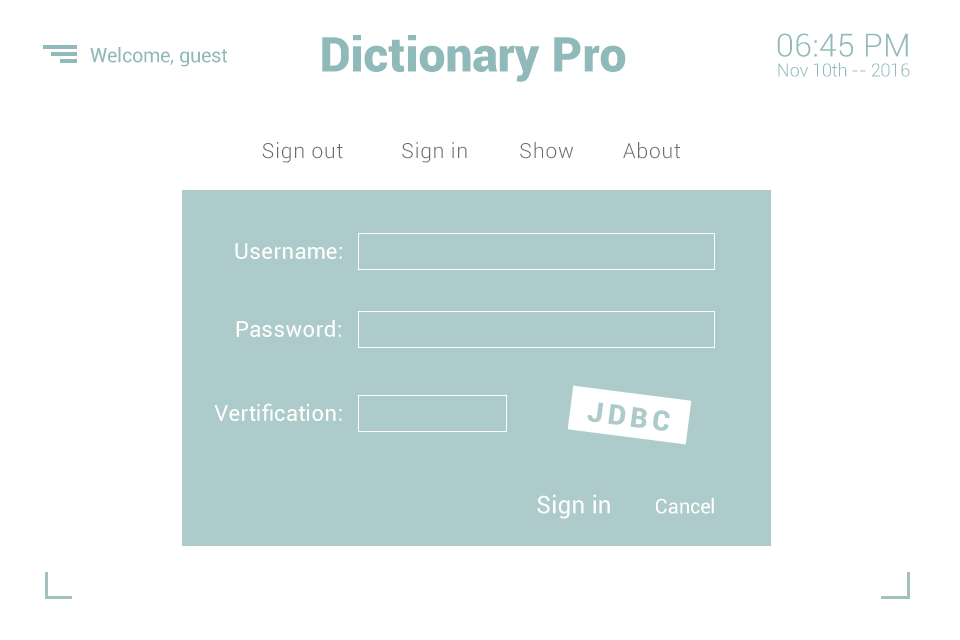
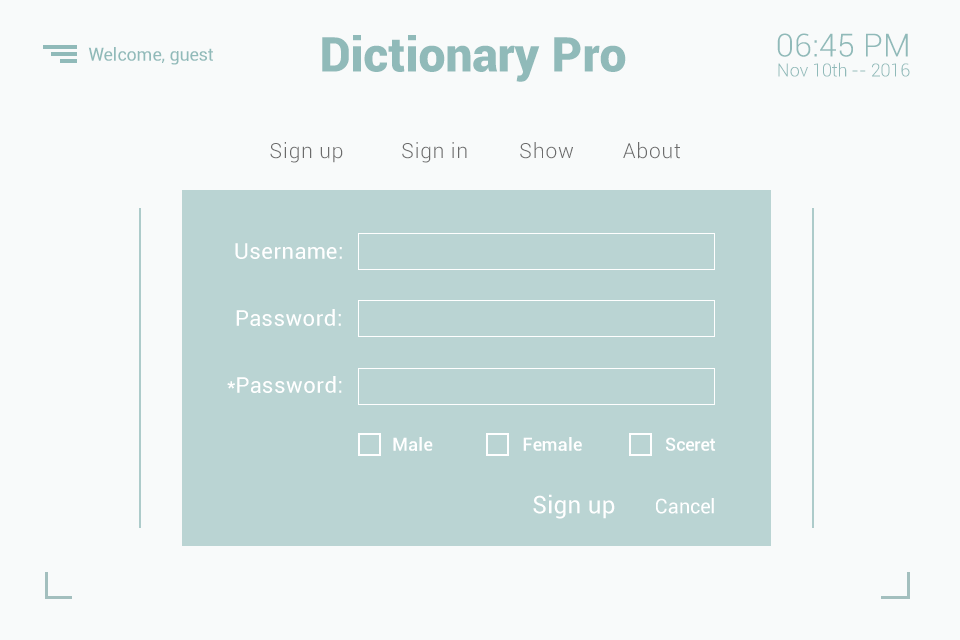
The second 960 x 640 image is a revision of the first. Changes to its layers:
added group "signup" with 15 layers above "signin" over [182, 190, 771, 546]
added layer "矩形 3 拷贝 4" in group "signup" over [358, 368, 715, 405]
added layer "矩形 6 拷贝 2" in group "signup" over [629, 435, 652, 456]
added layer "Sceret" in group "signup" over [666, 437, 716, 451]
added layer "矩形 6 拷贝" in group "signup" over [486, 433, 509, 456]
added layer "Female" in group "signup" over [523, 437, 582, 451]
added layer "矩形 6" in group "signup" over [358, 433, 381, 456]
added layer "Male" in group "signup" over [393, 437, 433, 451]
added layer "*Password:" in group "signup" over [227, 376, 342, 393]
added layer "矩形 3 拷贝" (2nd of 3, in "signup") in group "signup" over [358, 300, 715, 337]
added layer "Password:" (2nd of 3, in "signup") in group "signup" over [236, 309, 341, 326]
added layer "矩形 3" (2nd of 3, in "signup") in group "signup" over [359, 234, 714, 269]
added layer "Cancel" (2nd of 3, in "signup") in group "signup" over [656, 498, 714, 514]
added layer "Sign up" (1st of 2, in "signup") in group "signup" over [533, 494, 615, 519]
added layer "Username:" (2nd of 3, in "signup") in group "signup" over [235, 243, 342, 259]
added layer "矩形 2" (2nd of 3, in "signup") in group "signup" over [182, 190, 771, 546]
hid group "signin" (11 layers) over [182, 190, 771, 546]
added layer "矩形 5 拷贝" in group "center" over [812, 208, 814, 528]
added layer "矩形 5" in group "center" over [139, 208, 141, 528]
renamed "Sign out" to "Sign up", painted on it over [262, 142, 343, 163]
painted on "Welcome, guest" over [88, 47, 228, 67]
painted on "图层 3" over [0, 0, 960, 640]
added layer "图层 4" over [0, 0, 960, 640]
